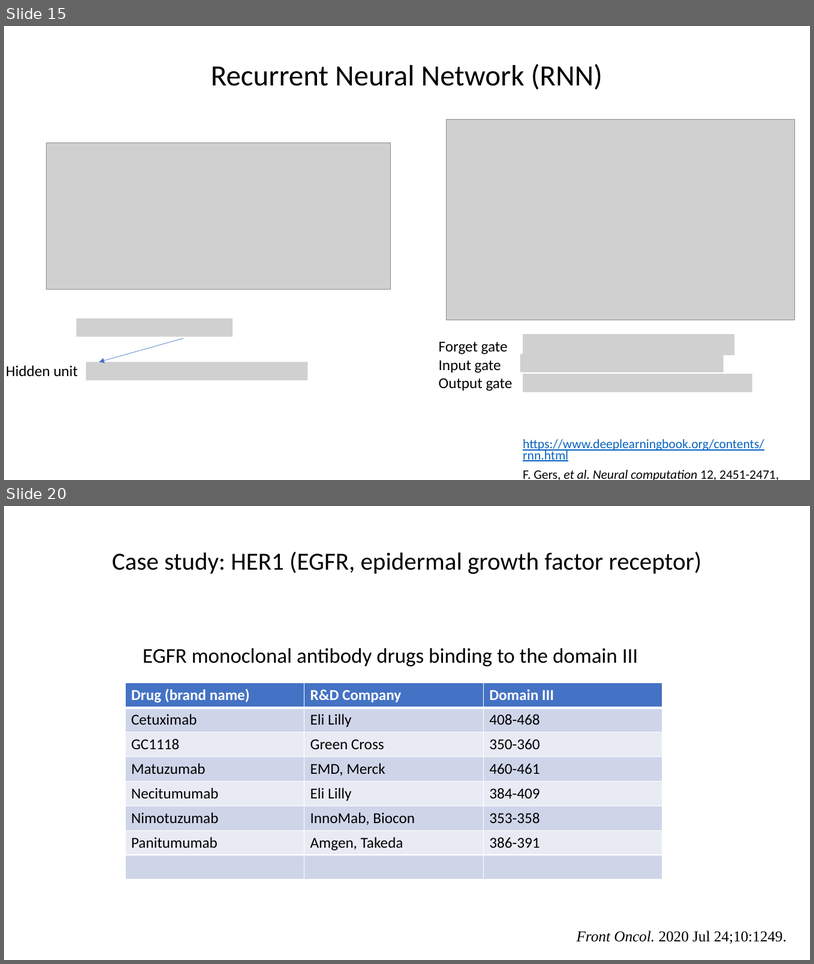
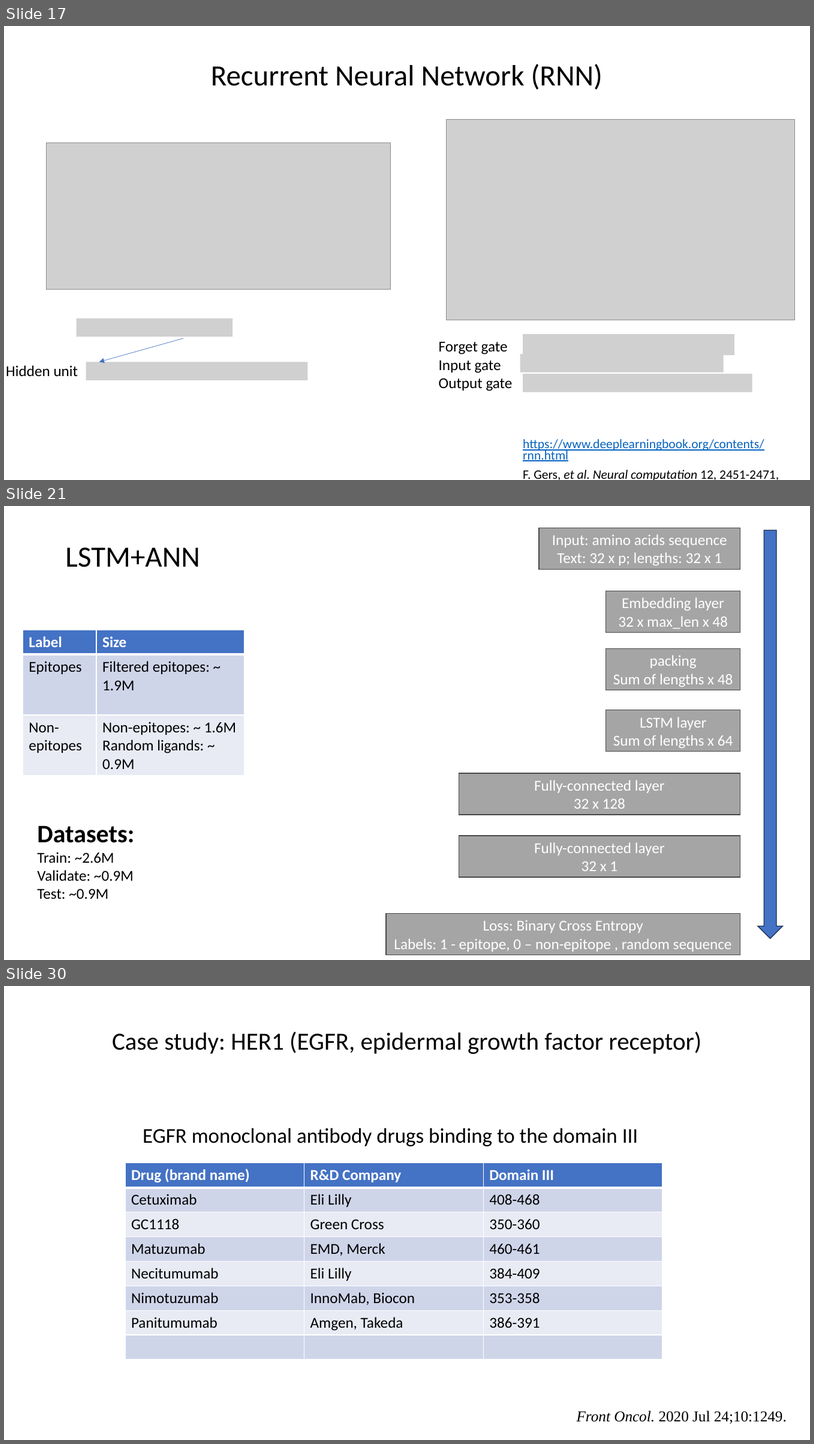
Before and after one commit to Tiezhengyuan/ml_epitope, a slide deck: Epitope_Prediction_TiezhengYuan.pptx. Shown one above the other, each under a label of ours: slides 15 and 20 before the commit, slides 17, 21 and 30 after it; the slides between them are not shown. The pictures are 814x964 and 814x1444 pixels, drawn with LibreOffice and Linux fonts; fonts in the diff are those of the drawing; grey boxes stand for pictures. Boxes give left, top, right and bottom in pixels: in the first picture for what was removed or moved away, otherwise in the second. Text is boxed around its words. In the diff, an @@ line names an element or a change of style, - is before the commit and + after.

```diff
--- a/Epitope_Prediction_TiezhengYuan.pptx
+++ b/Epitope_Prediction_TiezhengYuan.pptx
@@ slide 21 added at (x1=4, y1=506, x2=810, y2=960), background #FFFFFF @@
@@ rectangle added at (x1=539, y1=528, x2=741, y2=569), fill #A5A5A5, outline #484848 1 pt, 18 pt, text #FFFFFF @@
+Input: amino acids sequence
+Text: 32 x p; lengths: 32 x 1
@@ down arrow added at (x1=758, y1=530, x2=783, y2=939), fill #4472C4, outline #1E3256 1 pt @@
@@ title added at (x1=65, y1=547, x2=200, y2=567), 35 pt, text #000000 @@
+LSTM+ANN
@@ rectangle added at (x1=606, y1=591, x2=741, y2=632), fill #A5A5A5, outline #484848 1 pt, 18 pt, text #FFFFFF @@
+Embedding layer
+32 x max_len x 48
@@ table added at (x1=23, y1=630, x2=245, y2=775), 3 rows, 2 columns @@
+Label | Size
+Epitopes | Filtered epitopes: ~ 1.9M
+Non-epitopes | Non-epitopes: ~ 1.6M / Random ligands: ~ 0.9M
@@ rectangle added at (x1=606, y1=649, x2=741, y2=690), fill #A5A5A5, outline #484848 1 pt, 18 pt, text #FFFFFF @@
+packing
+Sum of lengths x 48
@@ rectangle added at (x1=606, y1=710, x2=741, y2=751), fill #A5A5A5, outline #484848 1 pt, 18 pt, text #FFFFFF @@
+LSTM layer
+Sum of lengths x 64
@@ rectangle added at (x1=459, y1=773, x2=741, y2=814), fill #A5A5A5, outline #484848 1 pt, 18 pt, text #FFFFFF @@
+Fully-connected layer
+32 x 128
@@ text added at (x1=37, y1=825, x2=134, y2=899), 18 pt, text #000000 @@
+Datasets:
+Train: ~2.6M
+Validate: ~0.9M
+Test: ~0.9M
@@ rectangle added at (x1=459, y1=835, x2=741, y2=877), fill #A5A5A5, outline #484848 1 pt, 18 pt, text #FFFFFF @@
+Fully-connected layer
+32 x 1
@@ rectangle added at (x1=386, y1=913, x2=741, y2=954), fill #A5A5A5, outline #484848 1 pt, 18 pt, text #FFFFFF @@
+Loss: Binary Cross Entropy
+Labels: 1 - epitope, 0 – non-epitope , random sequence
@@ what was slide 15 is now slide 17 @@
@@ what was slide 20 is now slide 30 @@
```
Also in this commit, not shown: 9 slides changed, 9 other slides added.
